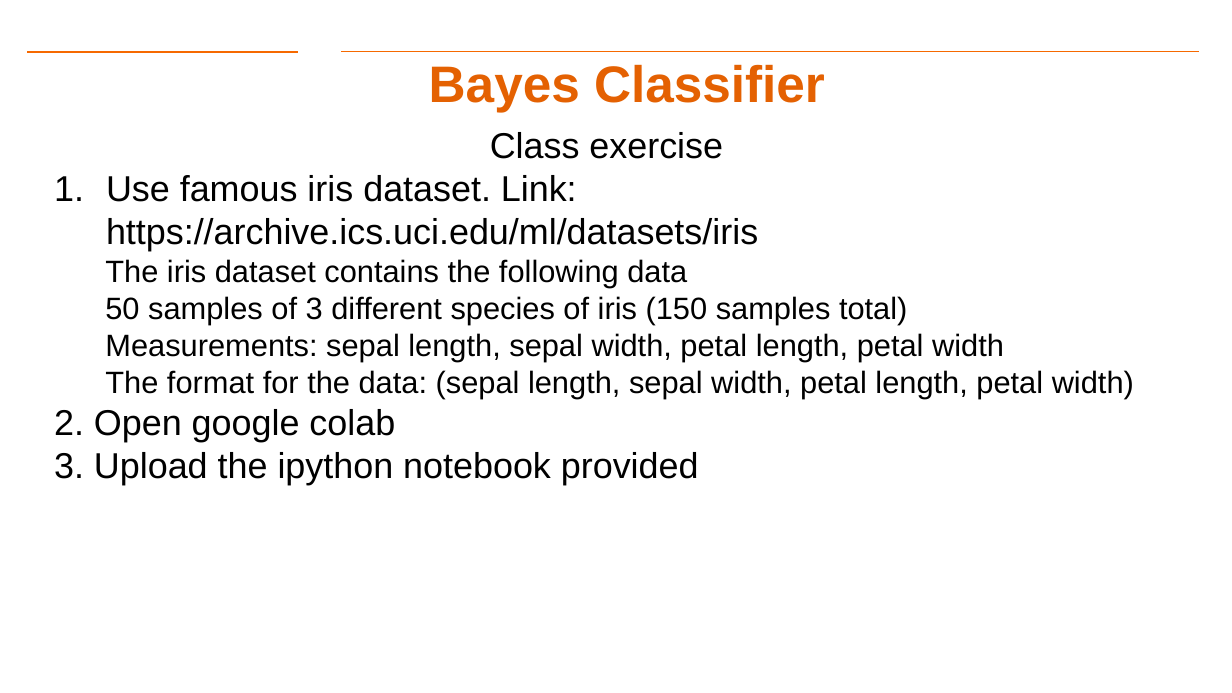
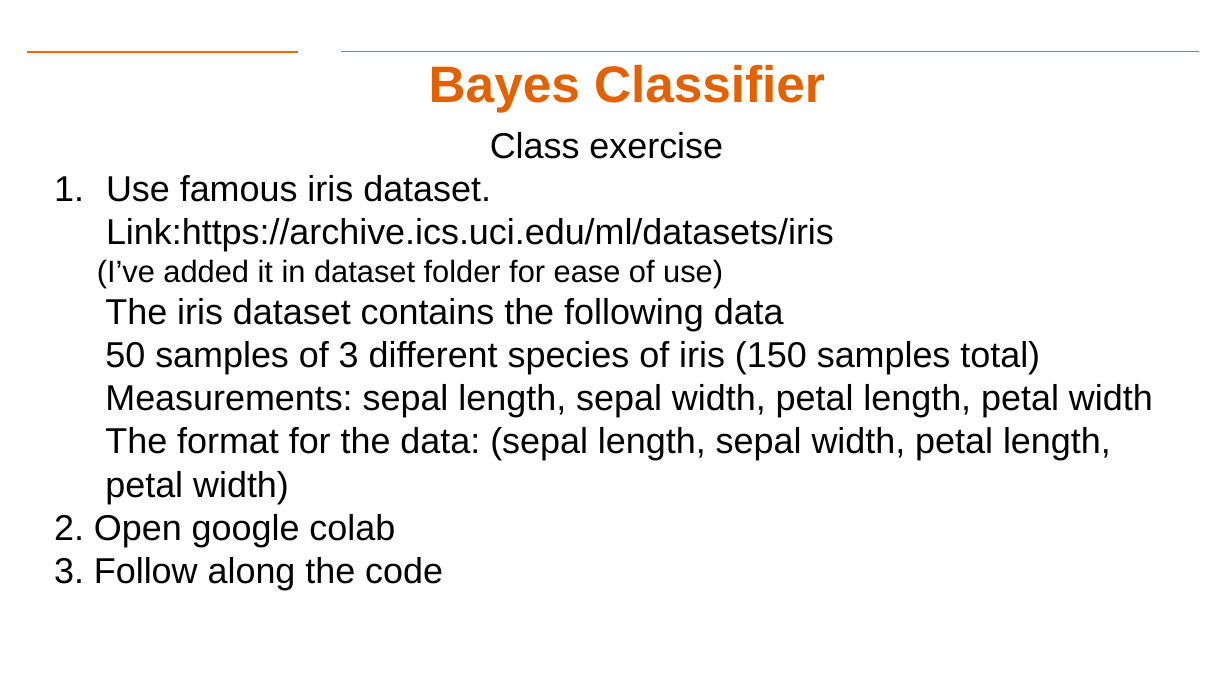
Before and after one commit to gk5951/RIT-DSCI-633-FDS, a slide deck: slide 27 of Syllabus/Lecture02/Lec02.pptx. Drawn at 1232x693 pixels with LibreOffice and Linux fonts; fonts in the diff are those of the drawing; background and template pictures are left out. Boxes give left, top, right and bottom in pixels: in the first picture for what was removed or moved away, otherwise in the second. Text is boxed around its words. In the diff, an @@ line names an element or a change of style, - is before the commit and + after.

```diff
--- a/Syllabus/Lecture02/Lec02.pptx
+++ b/Syllabus/Lecture02/Lec02.pptx
@@ text at <box>97,175,834,287</box>: text changed @@
-1. Use famous iris dataset. Link: https://archive.ics.uci.edu/ml/datasets/iris
+1. Use famous iris dataset. Link:https://archive.ics.uci.edu/ml/datasets/iris
+(I’ve added it in dataset folder for ease of use)
@@ text at <box>105,298,1153,504</box>: size 24 to 28 pt in "The iris dataset contains the following data", "50 samples of 3 different species of ...", "Measurements: sepal length, sepal width, petal length, ...", "The format for the data: (sepal length, ..." @@
@@ text at <box>54,557,443,584</box>: text changed @@
-3. Upload the ipython notebook provided
+3. Follow along the code
```
